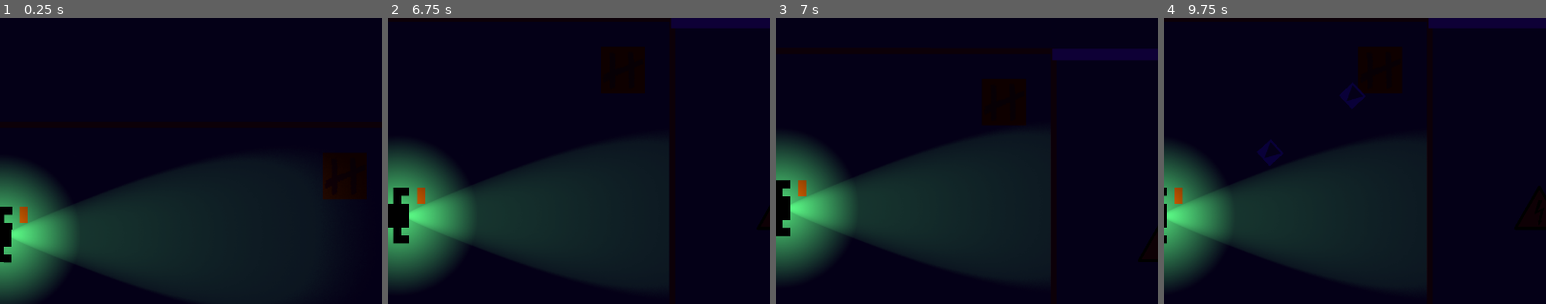
Above: before the commit, frames 1-4 (left to right).
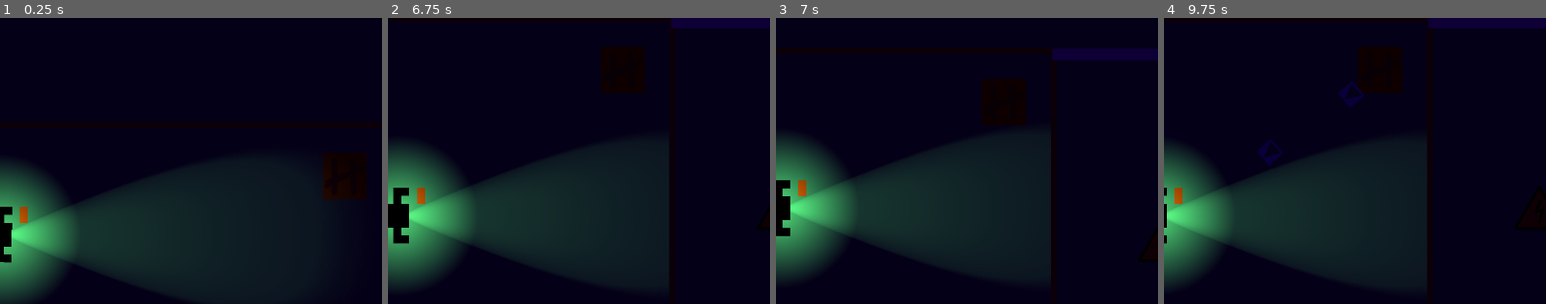
Above: after the commit, the same moments.

Repository: hamzuh/DoubleTap
Game: Godot game, scene res://basescene.tscn
The game is run twice, just before and just after one commit, with the same random seed, the same clock (stepped at 60 frames per second) and the same inputs.
Inputs (mouse positions are % of the whole screen's width and height, from its top left):
- Up to frame 1 (0.25 s): no input
- Up to frame 2 (6.75 s): tap Enter (ui_accept) at 0.5, 0.77, 1.52, 3.02, 3.77, 4.52, 6.02 s; move the mouse to (72, 45) at 0.52 s; hold Right (ui_right) 0.53-1.28 s; right-click (72, 45) at 0.6 s; move the mouse to (30, 55) at 1.27 s; hold Down (ui_down) 1.28-2.03 s; click (30, 55) at 1.35 s; move the mouse to (60, 28) at 2.02 s; hold Right (ui_right) 2.03-2.78 s; right-click (60, 28) at 2.1 s; move the mouse to (45, 70) at 2.77 s; hold Up (ui_up) 2.78-3.53 s; click (45, 70) at 2.85 s; move the mouse to (80, 65) at 3.52 s; hold Left (ui_left) 3.53-5.03 s; right-click (80, 65) at 3.6 s; move the mouse to (20, 35) at 4.27 s; click (20, 35) at 4.35 s; move the mouse to (55, 50) at 5.02 s; hold Down (ui_down) 5.03-5.78 s; right-click (55, 50) at 5.1 s; move the mouse to (35, 25) at 5.77 s; hold Right (ui_right) 5.78-6.53 s; click (35, 25) at 5.85 s; move the mouse to (72, 45) at 6.52 s; hold Up (ui_up) from 6.53 s (still down); right-click (72, 45) at 6.6 s
- Up to frame 3 (7 s): keep holding Up (ui_up); tap Enter (ui_accept) at 6.77 s
- Up to frame 4 (9.75 s): move the mouse to (30, 55) at 7.27 s; release Up (ui_up) at 7.28 s; hold Right (ui_right) 7.28-8.03 s; click (30, 55) at 7.35 s; tap Enter (ui_accept) at 7.52, 9.02 s; move the mouse to (60, 28) at 8.02 s; hold Down (ui_down) 8.03-8.78 s; right-click (60, 28) at 8.1 s; move the mouse to (45, 70) at 8.77 s; hold Left (ui_left) 8.78-9.53 s; click (45, 70) at 8.85 s; move the mouse to (80, 65) at 9.52 s; hold Up (ui_up) from 9.53 s (still down); right-click (80, 65) at 9.6 s
The pictures show only the part of the screen within x 50-100%, y 12-62%; the shares and areas given below are measured in that part.

Frames 1-3 are identical in both runs. In frame 4, 0.1% of the frame differs, in the area x 25-53%, y 22-52%.

Commit message:
Modified enemy movement behaviour to increase variation.

Diff:
--- /dev/null
+++ b/Scripts/Powerups/powerups.gd
@@ -0,0 +1,4 @@
+class_name Powerup extends Resource
+
+@export var icon: Texture2D
+#@export var sfx: AudioStream
--- a/Scripts/Weapons/weapon.gd
+++ b/Scripts/Weapons/weapon.gd
@@ -117,7 +117,9 @@
 	get_parent().ammo_changed.emit(ammo_dict[weaponName][0], ammo_dict[weaponName][1])
 
 func reload():
-	if (ammo_dict[weaponName][0] + ammo_dict[weaponName][1]) <= mag_size:
+	if ammo_dict[weaponName][1] == 0:
+		return
+	elif (ammo_dict[weaponName][0] + ammo_dict[weaponName][1]) <= mag_size:
 		ammo_dict[weaponName][0] += ammo_dict[weaponName][1]
 		ammo_dict[weaponName][1] = 0
 	else:
--- a/Scripts/followerEnemy.gd
+++ b/Scripts/followerEnemy.gd
@@ -9,7 +9,9 @@
 
 # Base stats
 var speed: int = 100
+#var speed: float = randf_range(97, 100)
 var health: int = 100
+var variation: Vector2 = Vector2(randf_range(0, 100), 0).rotated(randf_range(0, 2*PI))
 
 # Knockback variables
 var knock: bool = false
@@ -42,7 +44,7 @@
 
 func _ready() -> void:
 	navigation_agent.velocity_computed.connect(Callable(_on_velocity_computed))
-	set_movement_target(Player.position)
+	set_movement_target(Player.position + variation)
 
 func set_movement_target(movement_target: Vector2):
 	navigation_agent.set_target_position(movement_target)
@@ -63,17 +65,22 @@
 		navtimer.wait_time = 0.5
 	elif position.distance_to(Player.position) >= 500:
 		navtimer.wait_time = 0.25
-	elif position.distance_to(Player.position) >= 200:
+	elif position.distance_to(Player.position) >= 150:
 		navtimer.wait_time = 0.15
+	# If the enemy is closer than 200 units to the player...
 	else:
+		# Shoot a ray from the enemy to the player...
 		var space_state = get_world_2d().direct_space_state
 		var query = PhysicsRayQueryParameters2D.create(global_position, Player.position)
 		query.exclude = [self, Player]
 		var result = space_state.intersect_ray(query)
+		# If the ray detects no wall in the way...
 		if !(result.get("collider") == Level):
+			# Move straight towards the player
 			velocity = position.direction_to(Player.position) * speed
 			move_and_slide()
 			return
+	# If the enemy is super close / in swiping range they should attempt an attack
 
 	# Do not query when the map has never synchronized and is empty.
 	if NavigationServer2D.map_get_iteration_id(navigation_agent.get_navigation_map()) == 0:
@@ -93,4 +100,4 @@
 	move_and_slide()
 
 func _on_timer_timeout() -> void:
-	set_movement_target(Player.position)
+	set_movement_target(Player.position + variation)
Not shown, added: Scripts/Powerups/powerups.gd.uid
